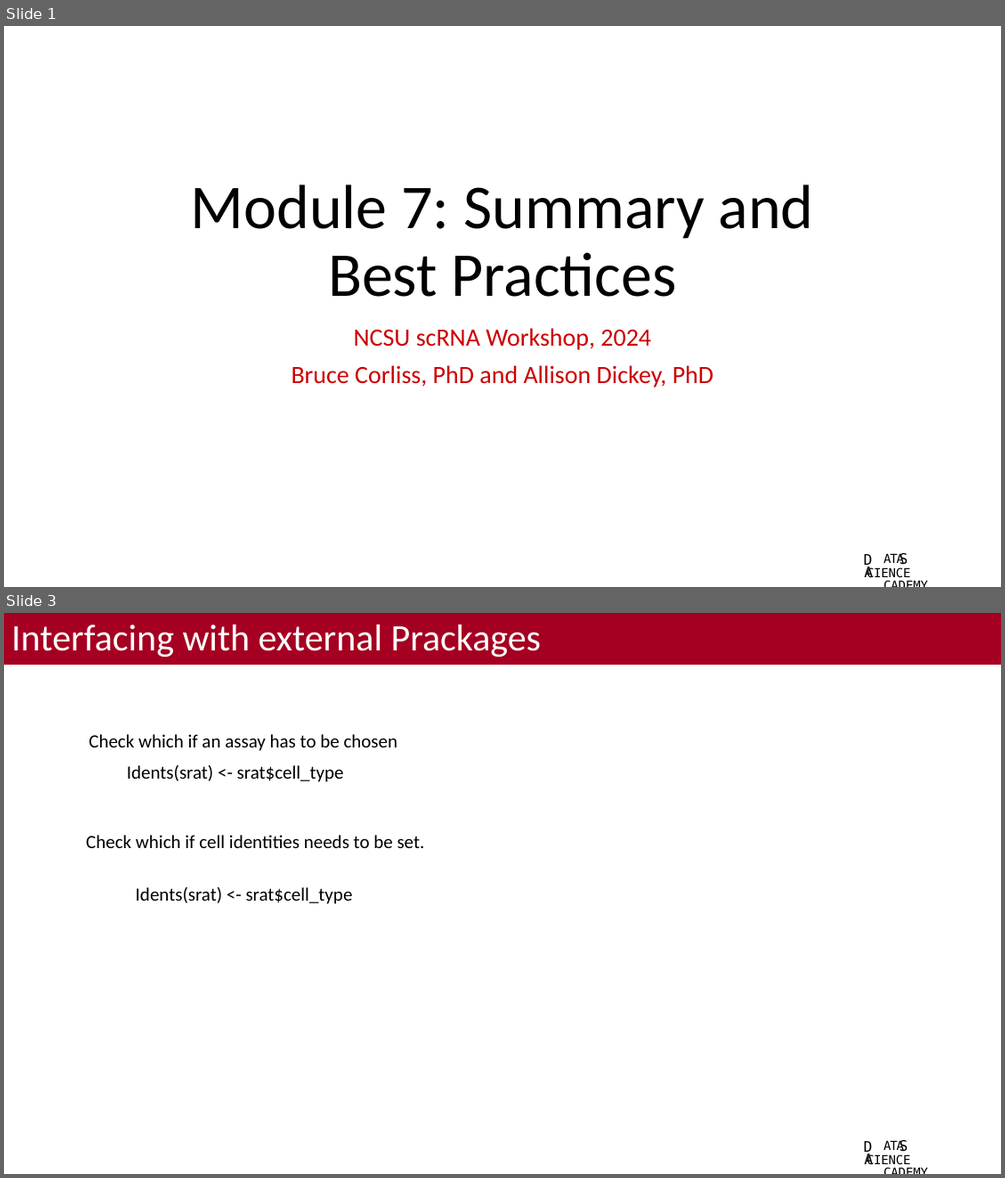
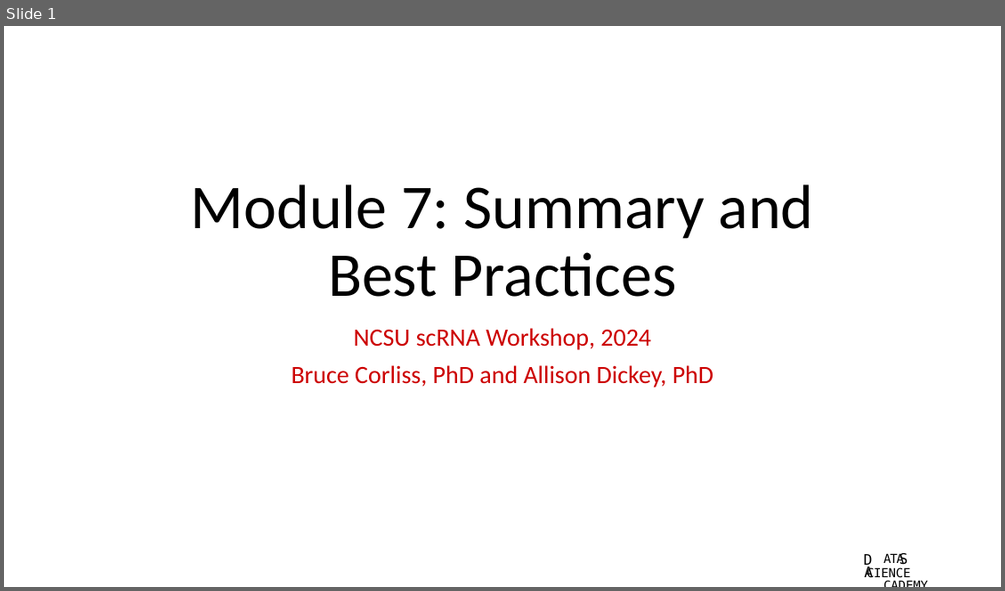
Before and after one commit to bacorli2/scrna_workshop, a slide deck: M7_Summary/M7_Best_Practices.pptx. Shown one above the other, each under a label of ours: slides 1 and 3 before the commit, slide 1 after it; the slides between them are not shown. The pictures are 1005x1178 and 1005x591 pixels, drawn with LibreOffice and Linux fonts; fonts in the diff are those of the drawing; background and template pictures are left out. Boxes give left, top, right and bottom in pixels: in the first picture for what was removed or moved away, otherwise in the second. Text is boxed around its words. In the diff, an @@ line names an element or a change of style, - is before the commit and + after.

```diff
--- a/M7_Summary/M7_Best_Practices.pptx
+++ b/M7_Summary/M7_Best_Practices.pptx
@@ slide 3 removed at [4,613,1001,1174], background #FFFFFF; not listed: 4 template elements that a slide beside it also shows @@
@@ title removed at [4,613,1001,665] @@
-Interfacing with external Prackages
@@ text removed at [89,734,398,751] @@
-Check which if an assay has to be chosen
@@ text removed at [127,765,344,782] @@
-Idents(srat) <- srat$cell_type
@@ text removed at [86,835,425,848] @@
-Check which if cell identities needs to be set.
@@ text removed at [136,887,353,904] @@
-Idents(srat) <- srat$cell_type
```
Also in this commit, not shown: 6 slides added, 1 other slide removed.
